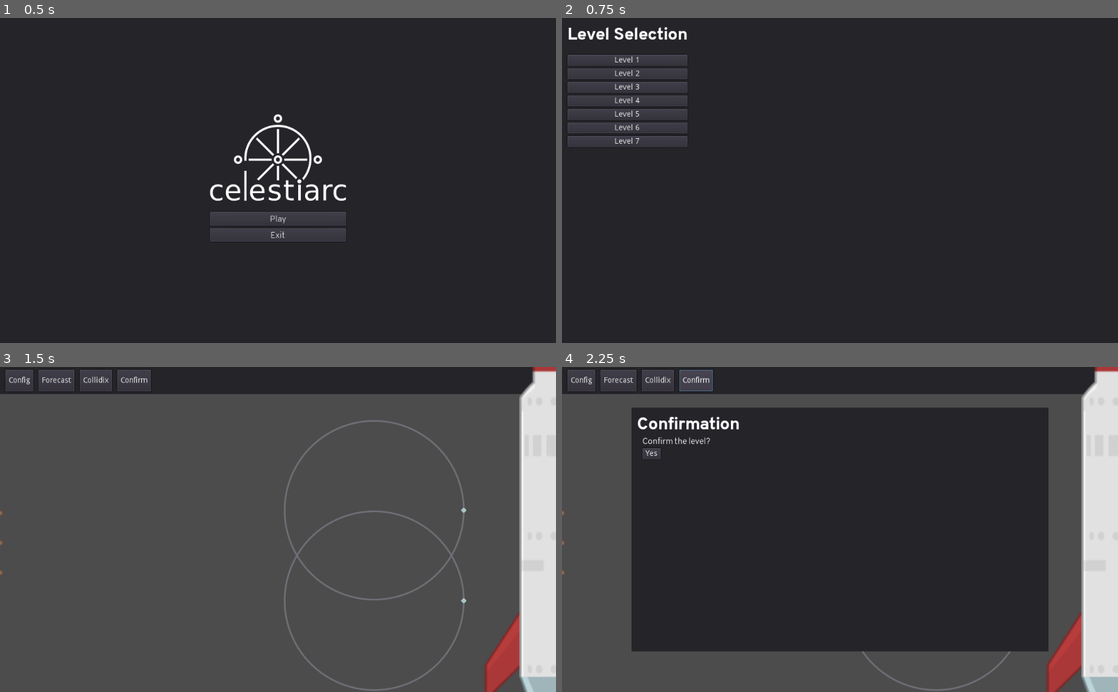
Above: before the commit, frames 1-4 (two rows, left to right).
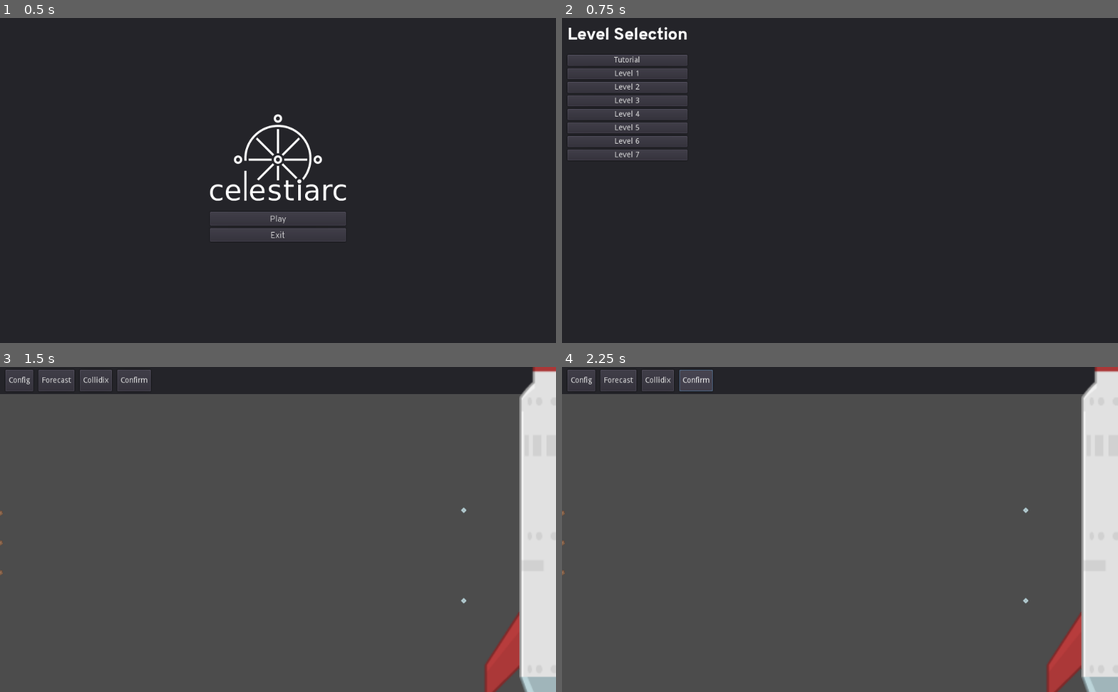
Above: after the commit, the same moments.

Repository: DrgnInventor/celestiarc
Game: Godot game, scene res://scenes/Base.tscn
Two runs of this game, one before a commit and one after it. Both use one fixed random seed, a clock stepped at 60 frames per second and the inputs below. The engine's default icon, where the game draws it, is replaced by a stand-in: a white triangle on a blue panel in a dark square.
Inputs (mouse positions are in pixels of both pictures, inside the frame that each line leads up to):
- Up to frame 1 (0.5 s): no input
- Up to frame 2 (0.75 s): click "Play" at 0.5 s
- Up to frame 3 (1.5 s): click (66, 409) at 1.25 s, where only the run after the commit has a clickable "Tutorial"
- Up to frame 4 (2.25 s): click "Confirm" at 2 s

Frame 1 is identical in both runs. In frame 2, 0.6% of the frame differs, in the area x 1-23%, y 11-44%; in frame 3, 0.9%; in frame 4, 56%, in the area x 12-88%, y 12-100%.
Error after the commit: Parse Error: The class "Dialogic" was found in global scope, but its script couldn't be loaded. (res://scripts/TutorialLevel.gd:53)

Commit message:
Tutorial (#18)
* Make Dialogic installer script

* Init Dialogic

* Change some dialogue theme and migrate the text

* Add tutorial level and hook up the dialog

* Change overlays during dialogue

* Add default picture of Claudia

* Remove Claudia when overlays are displayed

* Add start_calculation and use it in tutorial

The action was moved into signal because it would be impossible to
trigger via tutorial. The dialog is modified a bit to account for
triggering the calculation.

* Incorporate platform config in tutorial

* Handle confirmation in tutorial

* Add post-win dialogue

* Fix Globals.connect warnings

* Fix no-character dialogues

* Change default "Next Indicator" texture

* Change default dialog box color

* Fix pre-confirmation dialog jitter

* Block ui_cancel while tutorial dialog is present

* Add delay before level confirmation for smoothness

* Add formula overlay and use it in tutorial

* Make dialogues clickable

Diff:
--- /dev/null
+++ b/dialogic/characters/character-1636727103.json
@@ -0,0 +1,20 @@
+{
+	"color": "#ffffffff",
+	"description": "Main NPC",
+	"display_name": "",
+	"display_name_bool": false,
+	"id": "character-1636727103.json",
+	"mirror_portraits": true,
+	"name": "Claudia",
+	"nickname": "",
+	"nickname_bool": false,
+	"offset_x": 70,
+	"offset_y": -170,
+	"portraits": [
+		{
+			"name": "Default",
+			"path": "res://assets/claudia/default.png"
+		}
+	],
+	"scale": 100
+}
--- /dev/null
+++ b/dialogic/folder_structure.json
@@ -0,0 +1,56 @@
+{
+	"files": [
+
+	],
+	"folders": {
+		"Characters": {
+			"files": [
+				"character-1636727103.json"
+			],
+			"folders": {
+
+			},
+			"metadata": {
+				"color": null,
+				"folded": false
+			}
+		},
+		"Definitions": {
+			"files": [
+
+			],
+			"folders": {
+
+			},
+			"metadata": {
+				"color": null,
+				"folded": false
+			}
+		},
+		"Themes": {
+			"files": [
+				"default-theme.cfg"
+			],
+			"folders": {
+
+			},
+			"metadata": {
+				"color": null,
+				"folded": false
+			}
+		},
+		"Timelines": {
+			"files": [
+				"timeline-1636727172.json",
+				"timeline-1636810312.json"
+			],
+			"folders": {
+
+			},
+			"metadata": {
+				"color": null,
+				"folded": false
+			}
+		}
+	}
+}
--- /dev/null
+++ b/dialogic/settings.cfg
@@ -0,0 +1,7 @@
+[updates]
+
+updatenumber=1
+
+[theme]
+
+default="default-theme.cfg"
--- /dev/null
+++ b/dialogic/themes/default-theme.cfg
@@ -0,0 +1,86 @@
+[settings]
+
+name="Default Theme"
+
+[buttons]
+
+normal=[ false, Color( 1, 1, 1, 1 ), false, Color( 0, 0, 0, 1 ), true, "res://addons/dialogic/Example Assets/backgrounds/background-2.png", false, Color( 1, 1, 1, 1 ) ]
+hover=[ false, Color( 1, 1, 1, 1 ), false, Color( 0, 0, 0, 1 ), true, "res://addons/dialogic/Example Assets/backgrounds/background-2.png", false, Color( 1, 1, 1, 1 ) ]
+pressed=[ false, Color( 1, 1, 1, 1 ), false, Color( 0, 0, 0, 1 ), true, "res://addons/dialogic/Example Assets/backgrounds/background-2.png", false, Color( 1, 1, 1, 1 ) ]
+disabled=[ false, Color( 1, 1, 1, 1 ), false, Color( 0, 0, 0, 1 ), true, "res://addons/dialogic/Example Assets/backgrounds/background-2.png", false, Color( 1, 1, 1, 1 ) ]
+
+[audio]
+
+typing={
+"allow_interrupt": true,
+"audio_bus": "Master",
+"enable": false,
+"path": "res://addons/dialogic/Example Assets/Sound Effects/Beep.wav",
+"pitch": 1.0,
+"pitch_rand_range": 0.0,
+"volume": 0.0,
+"volume_rand_range": 0.0
+}
+waiting={
+"allow_interrupt": true,
+"audio_bus": "Master",
+"enable": false,
+"path": "res://addons/dialogic/Example Assets/Sound Effects/Beep.wav",
+"pitch": 1.0,
+"pitch_rand_range": 0.0,
+"volume": 0.0,
+"volume_rand_range": 0.0
+}
+passing={
+"allow_interrupt": true,
+"audio_bus": "Master",
+"enable": false,
+"path": "res://addons/dialogic/Example Assets/Sound Effects/Beep.wav",
+"pitch": 1.0,
+"pitch_rand_range": 0.0,
+"volume": 0.0,
+"volume_rand_range": 0.0
+}
+hovering={
+"allow_interrupt": true,
+"audio_bus": "Master",
+"enable": false,
+"path": "res://addons/dialogic/Example Assets/Sound Effects/Beep.wav",
+"pitch": 1.0,
+"pitch_rand_range": 0.0,
+"volume": 0.0,
+"volume_rand_range": 0.0
+}
+selecting={
+"allow_interrupt": true,
+"audio_bus": "Master",
+"enable": false,
+"path": "res://addons/dialogic/Example Assets/Sound Effects/Beep.wav",
+"pitch": 1.0,
+"pitch_rand_range": 0.0,
+"volume": 0.0,
+"volume_rand_range": 0.0
+}
+
+[background]
+
+use_image=false
+modulation=false
+use_color=true
+color="#8225252a"
+full_width=false
+
+[next_indicator]
+
+image="res://assets/phospor-icons/caret-down.png"
+scale=1.5
+offset=Vector2( 10, 10 )
+animation="Up and down"
+
+[offset]
+
+scale=Vector2( 10, 10 )
+
+[text]
+
+speed=0.01
--- /dev/null
+++ b/dialogic/timelines/timeline-1636727172.json
@@ -0,0 +1,211 @@
+{
+	"events": [
+		{
+			"action": "join",
+			"character": "character-1636727103.json",
+			"event_id": "dialogic_002",
+			"mirror": false,
+			"portrait": "Default",
+			"position": {
+				"0": false,
+				"1": false,
+				"2": false,
+				"3": false,
+				"4": false
+			}
+		},
+		{
+			"character": "character-1636727103.json",
+			"event_id": "dialogic_001",
+			"portrait": "",
+			"text": "Welcome aboard!\nYour first job in this station is to guard against meteor attacks. \nThose happen fairly often here, so we have some rotating platforms to defend against. \nNow you may ask, why not just have force fields? \nThe answer is, we don’t have the budget and we have to use moving platforms instead.\nThat’s life for you.\n...\nAnyhow, to describe how it goes:\nFirst we get a report of meteors that are flying towards the station. \nWe also get information on the available platforms. \nThe task is to set the initial rotation (aka theta) for each platform,\nso that meteors crash into platforms and not into the space station.\nBefore you can operate the platforms you ought to know how the dashboard works.\nButtons before everything else!"
+		},
+		{
+			"action": "leaveall",
+			"character": "character-1636727103.json",
+			"event_id": "dialogic_003"
+		},
+		{
+			"emit_signal": "goto_forecast",
+			"event_id": "dialogic_040"
+		},
+		{
+			"character": "character-1636727103.json",
+			"event_id": "dialogic_001",
+			"portrait": "",
+			"text": "You first want to start with the forecast view.\nIt contains information about the upcoming meteors, as well as platforms you will need to configure.\nYou can’t defend against what you don’t know, you know."
+		},
+		{
+			"emit_signal": "goto_config",
+			"event_id": "dialogic_040"
+		},
+		{
+			"character": "character-1636727103.json",
+			"event_id": "dialogic_001",
+			"portrait": "",
+			"text": "Moving on, there’s config view which opens up the configuration terminal which lets you change the initial rotation. \nNow you might ask, how to know which angles to use?\nFirst and foremost, brute-force is not the key.\nI once tried it. \nHad to be responsible for repairing that hole.\nI’d much rather watch paint dry, so it was not worth it. \n...\nFor that you use a formula and it’s such:"
+		},
+		{
+			"emit_signal": "goto_formula",
+			"event_id": "dialogic_040"
+		},
+		{
+			"character": "character-1636727103.json",
+			"event_id": "dialogic_001",
+			"portrait": "",
+			"text": "This formula required some trigonometric magic and I’ve added the proof which I’ve written back in the days when we first got the rotating platforms.\nI’ll be honest, while I kind of understand how to get there, I’m not certain I would reach this myself\neven if I’d be held at gunpoint. \nSo don’t worry if you don’t get how, just know that it works."
+		},
+		{
+			"emit_signal": "goto_collidix",
+			"event_id": "dialogic_040"
+		},
+		{
+			"character": "character-1636727103.json",
+			"event_id": "dialogic_001",
+			"portrait": "",
+			"text": "Also, you don’t even have to know it because we have Collidix – the machinery that does the calculations for us.\nJust press the Calculate button..."
+		},
+		{
+			"emit_signal": "start_calculation",
+			"event_id": "dialogic_040"
+		},
+		{
+			"character": "character-1636727103.json",
+			"event_id": "dialogic_001",
+			"portrait": "",
+			"text": "...and you get the angles and all that’s left is to just take them and insert them in the configuration terminal.\nActually it’s not that easy.\nUsually there are 2 platforms and 3 meteors, so that means that at least 1 platform would need to take care of at least 2 meteors.\nEither 1 platform takes down 3 meteors or 1 platform takes down 2 and the other one takes down another meteor.\nKeep that in mind while picking the right angles!"
+		},
+		{
+			"emit_signal": "goto_confirm",
+			"event_id": "dialogic_040"
+		},
+		{
+			"character": "character-1636727103.json",
+			"event_id": "dialogic_001",
+			"portrait": "",
+			"text": "When you have done your configuration, it’s time to go to the Confirm view and finalize your configuration.\nRemember,\nyou mess up, you clean up."
+		},
+		{
+			"emit_signal": "hide_overlay",
+			"event_id": "dialogic_040"
+		},
+		{
+			"action": "join",
+			"character": "character-1636727103.json",
+			"event_id": "dialogic_002",
+			"mirror": false,
+			"portrait": "",
+			"position": {
+				"0": false,
+				"1": false,
+				"2": false,
+				"3": false,
+				"4": false
+			}
+		},
+		{
+			"character": "character-1636727103.json",
+			"event_id": "dialogic_001",
+			"portrait": "",
+			"text": "...\nAlthough it would probably be better to show a more concrete example and the thought process behind the job."
+		},
+		{
+			"action": "leaveall",
+			"character": "character-1636727103.json",
+			"event_id": "dialogic_003"
+		},
+		{
+			"emit_signal": "goto_forecast",
+			"event_id": "dialogic_040"
+		},
+		{
+			"character": "character-1636727103.json",
+			"event_id": "dialogic_001",
+			"portrait": "",
+			"text": "Okay, so first of all I take a look at the current situation.\nMeteors seem to have quite different velocities and so do platforms.\nThere's not much to be done here since I'm going to rely on calculated values anyways."
+		},
+		{
+			"emit_signal": "goto_collidix",
+			"event_id": "dialogic_040"
+		},
+		{
+			"character": "character-1636727103.json",
+			"event_id": "dialogic_001",
+			"portrait": "",
+			"text": "Since I had pressed the calculation button before, the results are already here.\nBy carefully examining the results I notice that [i]P2[/i] can deflect both [i]M1[/i] and [i]M3[/i] if we configure it to [i]5.5099[/i]\nSo that's what I'll do now."
+		},
+		{
+			"emit_signal": "goto_config",
+			"event_id": "dialogic_040"
+		},
+		{
+			"character": "character-1636727103.json",
+			"event_id": "dialogic_001",
+			"portrait": "",
+			"text": "Off to config."
+		},
+		{
+			"emit_signal": "configure_p2",
+			"event_id": "dialogic_040"
+		},
+		{
+			"character": "character-1636727103.json",
+			"event_id": "dialogic_001",
+			"portrait": "",
+			"text": "And there we go."
+		},
+		{
+			"emit_signal": "goto_collidix",
+			"event_id": "dialogic_040"
+		},
+		{
+			"character": "character-1636727103.json",
+			"event_id": "dialogic_001",
+			"portrait": "",
+			"text": "Alright, now we know that [i]M1[/i] and [i]M3[/i] are covered and thus P1 has to handle M2.\nI can take any value from [i]M2-P1[/i].\n[i]0.7023[/i] looks nice, so I'll take that."
+		},
+		{
+			"emit_signal": "goto_config",
+			"event_id": "dialogic_040"
+		},
+		{
+			"character": "character-1636727103.json",
+			"event_id": "dialogic_001",
+			"portrait": "",
+			"text": "0.7023"
+		},
+		{
+			"emit_signal": "configure_p1",
+			"event_id": "dialogic_040"
+		},
+		{
+			"character": "character-1636727103.json",
+			"event_id": "dialogic_001",
+			"portrait": "",
+			"text": "Alright so the configuration is done"
+		},
+		{
+			"emit_signal": "hide_overlay",
+			"event_id": "dialogic_040"
+		},
+		{
+			"character": "character-1636727103.json",
+			"event_id": "dialogic_001",
+			"portrait": "",
+			"text": "As you can see, the platforms have moved accordingly.\nIt's time to confirm and see them go!"
+		},
+		{
+			"emit_signal": "goto_confirm",
+			"event_id": "dialogic_040"
+		},
+		{
+			"event_id": "dialogic_022",
+			"transition_duration": 1
+		}
+	],
+	"metadata": {
+		"dialogic-version": "1.3",
+		"file": "timeline-1636727172.json",
+		"name": "Tutorial"
+	}
+}
--- /dev/null
+++ b/dialogic/timelines/timeline-1636810312.json
@@ -0,0 +1,29 @@
+{
+	"events": [
+		{
+			"action": "join",
+			"character": "character-1636727103.json",
+			"event_id": "dialogic_002",
+			"mirror": false,
+			"portrait": "",
+			"position": {
+				"0": false,
+				"1": false,
+				"2": false,
+				"3": false,
+				"4": false
+			}
+		},
+		{
+			"character": "character-1636727103.json",
+			"event_id": "dialogic_001",
+			"portrait": "",
+			"text": "As easy as that.\nHope you got this and 'till later!"
+		}
+	],
+	"metadata": {
+		"dialogic-version": "1.3",
+		"file": "timeline-1636810312.json",
+		"name": "Tutorial after win"
+	}
+}
--- a/project.godot
+++ b/project.godot
@@ -9,6 +9,36 @@
 config_version=4
 
 _global_script_classes=[ {
+"base": "Reference",
+"class": "DTS",
+"language": "GDScript",
+"path": "res://addons/dialogic/Localization/translation_service.gd"
+}, {
+"base": "Node",
+"class": "Dialogic",
+"language": "GDScript",
+"path": "res://addons/dialogic/Other/DialogicClass.gd"
+}, {
+"base": "Control",
+"class": "DialogicBackgroundMusic",
+"language": "GDScript",
+"path": "res://addons/dialogic/Nodes/BackgroundMusic.gd"
+}, {
+"base": "Node",
+"class": "DialogicDefinitionsUtil",
+"language": "GDScript",
+"path": "res://addons/dialogic/Other/DialogicDefinitionsUtil.gd"
+}, {
+"base": "Reference",
+"class": "DialogicResources",
+"language": "GDScript",
+"path": "res://addons/dialogic/Other/DialogicResources.gd"
+}, {
+"base": "Reference",
+"class": "DialogicUtil",
+"language": "GDScript",
+"path": "res://addons/dialogic/Other/DialogicUtil.gd"
+}, {
 "base": "Reference",
 "class": "Helpers",
 "language": "GDScript",
@@ -25,6 +55,12 @@
 "path": "res://scripts/coord_util.gd"
 } ]
 _global_script_class_icons={
+"DTS": "",
+"Dialogic": "",
+"DialogicBackgroundMusic": "",
+"DialogicDefinitionsUtil": "",
+"DialogicResources": "",
+"DialogicUtil": "",
 "Helpers": "",
 "IconifiedTextInfo": "",
 "coord_util": ""
@@ -41,6 +77,18 @@
 CoordUtil="*res://scripts/coord_util.gd"
 Globals="*res://scripts/Globals.gd"
 
+[editor_plugins]
+
+enabled=PoolStringArray( "dialogic" )
+
+[input]
+
+click={
+"deadzone": 0.5,
+"events": [ Object(InputEventMouseButton,"resource_local_to_scene":false,"resource_name":"","device":0,"alt":false,"shift":false,"control":false,"meta":false,"command":false,"button_mask":0,"position":Vector2( 0, 0 ),"global_position":Vector2( 0, 0 ),"factor":1.0,"button_index":1,"pressed":false,"doubleclick":false,"script":null)
+ ]
+}
+
 [rendering]
 
 environment/default_environment="res://default_env.tres"
--- /dev/null
+++ b/scenes/FormulaOverlay.tscn
@@ -0,0 +1,45 @@
+[gd_scene load_steps=6 format=2]
+
+[ext_resource path="res://scenes/BaseOverlay.tscn" type="PackedScene" id=1]
+[ext_resource path="res://assets/formulas/theta2.png" type="Texture" id=2]
+[ext_resource path="res://assets/formulas/theta1.png" type="Texture" id=3]
+[ext_resource path="res://assets/formulas/theta-condition2.png" type="Texture" id=4]
+[ext_resource path="res://assets/formulas/theta-condition1.png" type="Texture" id=5]
+
+[node name="FormulaOverlay" instance=ExtResource( 1 )]
+
+[node name="Title" parent="Panel/VBoxContainer/TitleBar/HBoxContainer" index="0"]
+margin_right = 135.0
+text = "Formulas"
+
+[node name="Content" parent="Panel/VBoxContainer" index="1"]
+margin_bottom = 203.0
+
+[node name="VBoxContainer" type="VBoxContainer" parent="Panel/VBoxContainer/Content" index="0"]
+margin_left = 20.0
+margin_right = 748.0
+margin_bottom = 151.0
+custom_constants/separation = 10
+
+[node name="Theta1" type="TextureRect" parent="Panel/VBoxContainer/Content/VBoxContainer" index="0"]
+margin_right = 728.0
+margin_bottom = 42.0
+texture = ExtResource( 3 )
+
+[node name="Theta2" type="TextureRect" parent="Panel/VBoxContainer/Content/VBoxContainer" index="1"]
+margin_top = 52.0
+margin_right = 728.0
+margin_bottom = 94.0
+texture = ExtResource( 2 )
+
+[node name="Condition1" type="TextureRect" parent="Panel/VBoxContainer/Content/VBoxContainer" index="2"]
+margin_top = 104.0
+margin_right = 728.0
+margin_bottom = 123.0
+texture = ExtResource( 5 )
+
+[node name="Condition2" type="TextureRect" parent="Panel/VBoxContainer/Content/VBoxContainer" index="3"]
+margin_top = 133.0
+margin_right = 728.0
+margin_bottom = 151.0
+texture = ExtResource( 4 )
--- a/scenes/Levels/BaseLevel.tscn
+++ b/scenes/Levels/BaseLevel.tscn
@@ -11,6 +11,7 @@
 [ext_resource path="res://scenes/ForecastOverlay.tscn" type="PackedScene" id=9]
 [ext_resource path="res://scenes/WinOverlay.tscn" type="PackedScene" id=10]
 [ext_resource path="res://scenes/Meteor.tscn" type="PackedScene" id=11]
+[ext_resource path="res://scenes/FormulaOverlay.tscn" type="PackedScene" id=12]
 
 [node name="BaseLevel" type="Node2D"]
 script = ExtResource( 2 )
@@ -54,3 +55,6 @@
 
 [node name="LoseOverlay" parent="Overlays" instance=ExtResource( 4 )]
 visible = false
+
+[node name="FormulaOverlay" parent="Overlays" instance=ExtResource( 12 )]
+visible = false
--- /dev/null
+++ b/scenes/Levels/Tutorial.tscn
@@ -0,0 +1,13 @@
+[gd_scene load_steps=3 format=2]
+
+[ext_resource path="res://scenes/Levels/Level1.tscn" type="PackedScene" id=1]
+[ext_resource path="res://scripts/TutorialLevel.gd" type="Script" id=2]
+
+[node name="Tutorial" instance=ExtResource( 1 )]
+script = ExtResource( 2 )
+
+[node name="RotatingPlatform" parent="RotatingPlatforms" index="0"]
+position = Vector2( 689.188, 264.478 )
+
+[node name="RotatingPlatform2" parent="RotatingPlatforms" index="1"]
+position = Vector2( 689.188, 431.474 )
--- a/scripts/Base.gd
+++ b/scripts/Base.gd
@@ -1,5 +1,6 @@
 extends Node2D
 
+const tutorial_level = preload("res://scenes/Levels/Tutorial.tscn")
 var current_level_obj: Node = null
 onready var main_menu = $MainMenuWrapper/MainMenu
 onready var level_menu = $MainMenuWrapper/LevelMenu
@@ -14,6 +15,8 @@
 	Globals.connect("next_level", self, "_on_next_level")
 	# warning-ignore:return_value_discarded
 	Globals.connect("switch_level", self, "_on_switch_level")
+	# warning-ignore:return_value_discarded
+	Globals.connect("switch_tutorial_level", self, "_on_switch_tutorial_level")
 	scan_level()
 
 
@@ -30,6 +33,11 @@
 	level_menu.visible = false
 
 
+func _on_switch_tutorial_level() -> void:
+	load_tutorial_level()
+	level_menu.visible = false
+
+
 func _on_play():
 	level_menu.refresh_buttons()
 	level_menu.visible = true
@@ -38,6 +46,19 @@
 
 func _on_exit():
 	get_tree().quit()
+
+
+func load_tutorial_level():
+	if main_menu.visible:
+		main_menu.visible = false
+
+	if current_level_obj:
+		current_level_obj.queue_free()
+		current_level_obj = null
+
+	Globals.current_level_n = 1 # FIXME Hack
+	current_level_obj = tutorial_level.instance()
+	add_child(current_level_obj)
 
 
 func load_level(n: int):
--- a/scripts/BaseLevel.gd
+++ b/scripts/BaseLevel.gd
@@ -6,6 +6,7 @@
 var Helpers = load("res://scripts/helpers.gd")
 var is_table_active = false
 var current_overlay = null
+var input_blocked = false # When true, forbid input (except dialog)
 onready var current_platforms = [
 	$RotatingPlatforms/RotatingPlatform,
 	$RotatingPlatforms/RotatingPlatform2,
@@ -22,6 +23,7 @@
 onready var confirm_overlay = $Overlays/ConfirmOverlay
 onready var win_overlay = $Overlays/WinOverlay
 onready var lose_overlay = $Overlays/LoseOverlay
+onready var formula_overlay = $Overlays/FormulaOverlay
 onready var alive_meteors = current_meteors.size()
 
 func _ready():
@@ -44,7 +46,7 @@
 
 
 func _process(_delta: float):
-	if Input.is_action_just_pressed("ui_cancel"):
+	if not input_blocked and Input.is_action_just_pressed("ui_cancel"):
 		hide_overlay()
 
 
@@ -110,6 +112,7 @@
 		"confirm": return confirm_overlay
 		"win": return win_overlay
 		"lose": return lose_overlay
+		"formula": return formula_overlay
 		_: push_error('Invalid overlay name %s!' % name)
 
 
@@ -148,3 +151,4 @@
 func win_handler() -> void:
 	handle_overlay("win")
 	Globals.level_running = false
+	Globals.emit_signal("win")
--- a/scripts/CollidixOverlay.gd
+++ b/scripts/CollidixOverlay.gd
@@ -10,7 +10,9 @@
 
 
 func _ready() -> void:
-	calculate_button.connect("pressed", self, "_calculate_button_pressed")
+	calculate_button.connect("pressed", self, "_on_start_calculation")
+	# warning-ignore:return_value_discarded
+	Globals.connect("start_calculation", self, "_on_start_calculation")
 	table.visible = false
 	shell_label.text = ""
 	shell_write_line("$ ")
@@ -47,7 +49,7 @@
 	return new_values
 
 
-func _calculate_button_pressed() -> void:
+func _on_start_calculation() -> void:
 	for line in queued_lines:
 		shell_write_line(line)
 	queued_lines = []
--- a/scripts/ConfigOverlay.gd
+++ b/scripts/ConfigOverlay.gd
@@ -13,6 +13,13 @@
 	line_edits[0].connect("focus_exited", self, "_on_line_edit_0_new_text")
 	line_edits[1].connect("text_entered", self, "_on_line_edit_1_new_text")
 	line_edits[1].connect("focus_exited", self, "_on_line_edit_1_new_text")
+	# warning-ignore:return_value_discarded
+	Globals.connect("change_platform_config", self, "_on_change_platform_config")
+
+
+func _on_change_platform_config(index: int, value: String) -> void:
+	line_edits[index].text = value
+	line_edits[index].emit_signal("text_entered", value)
 
 
 func _on_line_edit_0_new_text(_ignore:Object = null) -> void:
--- a/scripts/Globals.gd
+++ b/scripts/Globals.gd
@@ -4,6 +4,13 @@
 signal retry
 signal next_level # A request to switch to next level
 signal switch_level(n) # A request to switch to n-th level
+signal switch_tutorial_level # Like switch_level but to tutorial level
+signal start_calculation # A request to start Collidix calculation
+# A request to change platform at `index` to `value`
+# index: int, value: string
+# Value is string because it is treated like it came directly from LineEdit
+signal change_platform_config(index, value)
+signal win # Shown when a level has been won
 # Shows whether level has been started and whether physics need to be applied
 var level_running = false
 const epsilon = 0.0001
--- a/scripts/LevelMenu.gd
+++ b/scripts/LevelMenu.gd
@@ -11,6 +11,10 @@
 	Globals.emit_signal("switch_level", n)
 
 
+func _on_tutorial_button_pressed() -> void:
+	Globals.emit_signal("switch_tutorial_level")
+
+
 func _add_button(n: int) -> void:
 	var btn = Button.new()
 	btn.set("custom/fonts/font", Helpers.default_font)
@@ -20,5 +24,11 @@
 
 
 func refresh_buttons() -> void:
+	var btn = Button.new()
+	btn.set("custom/fonts/font", Helpers.default_font)
+	btn.text = "Tutorial"
+	btn.connect("pressed", self, "_on_tutorial_button_pressed")
+	button_container.add_child(btn)
+
 	for i in range(Globals.levels.size()):
 		_add_button(i + 1)
--- /dev/null
+++ b/scripts/TutorialLevel.gd
@@ -0,0 +1,52 @@
+extends "res://scripts/BaseLevel.gd"
+
+var dialog = Dialogic.start("Tutorial")
+
+
+func _ready() -> void:
+	add_child(dialog)
+	dialog.connect("dialogic_signal", self, "dialog_handler")
+	dialog.connect("timeline_end", self, "_on_first_timeline_ended")
+	input_blocked = true
+
+
+func _process(_delta: float) -> void:
+	if input_blocked and Input.is_action_just_pressed("click"):
+		## Simulate ui_accept
+		var ev = InputEventAction.new()
+		ev.action = "ui_accept"
+		ev.pressed = true
+		Input.parse_input_event(ev)
+
+
+func _handle_win() -> void:
+	var last_dialog = Dialogic.start("Tutorial after win")
+	add_child(last_dialog)
+	last_dialog.connect("timeline_end", self, "_on_last_timeline_ended")
+
+
+func _on_first_timeline_ended(_ignore: Object) -> void:
+	# Small delay for smoother transition
+	yield(get_tree().create_timer(.5), "timeout")
+	_on_confirmed()
+	# warning-ignore:return_value_discarded
+	Globals.connect("win", self, "_handle_win")
+
+
+func _on_last_timeline_ended(_ignore: Object) -> void:
+	input_blocked = false
+
+
+func dialog_handler(value: String) -> void:
+	match value:
+		"goto_config": handle_overlay("config")
+		"goto_forecast": handle_overlay("forecast")
+		"goto_collidix": handle_overlay("collidix")
+		"goto_confirm": handle_overlay("confirm")
+		"goto_formula": handle_overlay("formula")
+		"hide_overlay": hide_overlay()
+		"start_calculation": Globals.emit_signal("start_calculation")
+		"configure_p1":
+			Globals.emit_signal("change_platform_config", 0, "0.7023")
+		"configure_p2":
+			Globals.emit_signal("change_platform_config", 1, "5.5099")
Binary file added: assets/claudia/default.png
Not shown, added: assets/claudia/default.png.import
Binary file added: assets/formulas/theta-condition1.png
Not shown, added: assets/formulas/theta-condition1.png.import
Binary file added: assets/formulas/theta-condition2.png
Not shown, added: assets/formulas/theta-condition2.png.import
Binary file added: assets/formulas/theta1.png
Not shown, added: assets/formulas/theta1.png.import
Binary file added: assets/formulas/theta2.png
Not shown, added: assets/formulas/theta2.png.import
Binary file added: assets/phospor-icons/caret-down.png
Not shown, added: assets/phospor-icons/caret-down.png.import
(and 4 more such lines)
